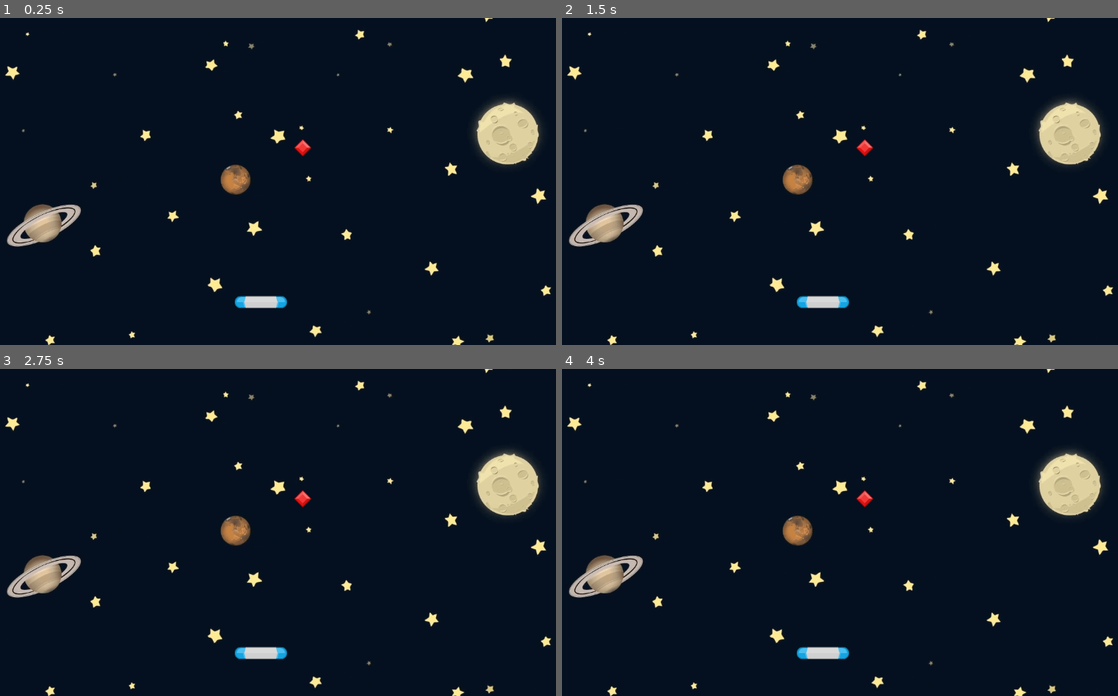
Above: before the commit, frames 1-4 (two rows, left to right).
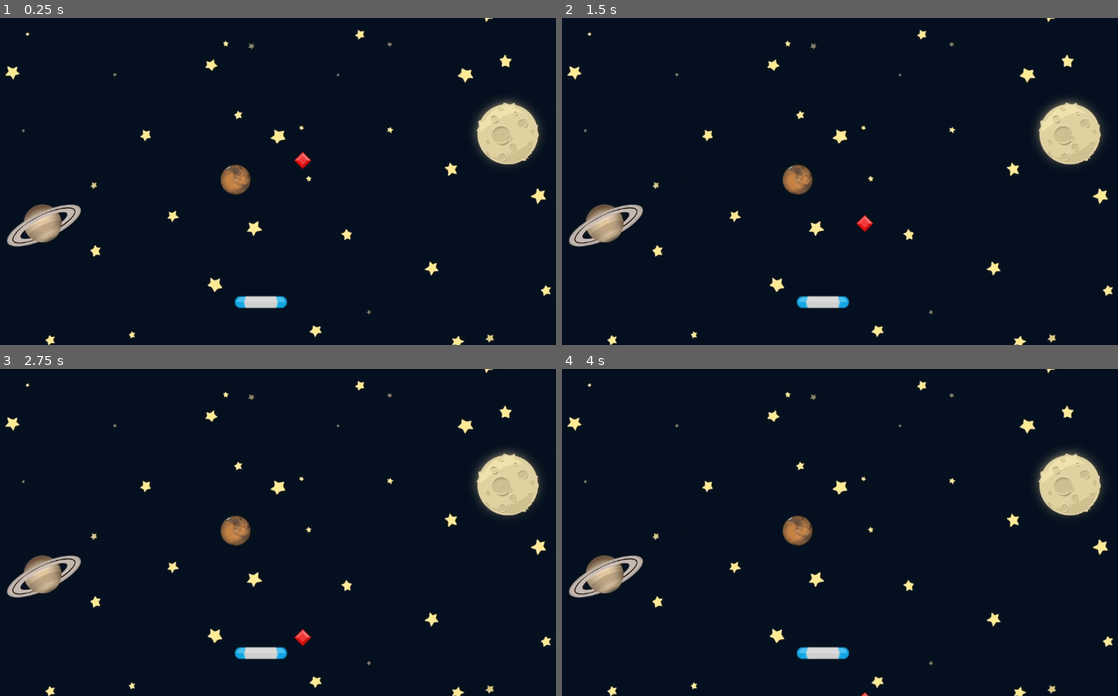
Above: after the commit, the same moments.

Repository: pmatos2000/godot_study
Game: Godot game, scene res://scenes/game.tscn
Two runs of this game, one before a commit and one after it. Both use one fixed random seed, a clock stepped at 60 frames per second and the inputs below.
Inputs:
- Up to frame 1 (0.25 s): no input
- Up to frame 2 (1.5 s): tap Enter at 0.5 s; tap Space at 1.25 s
- Up to frame 3 (2.75 s): tap Enter at 2 s
- Up to frame 4 (4 s): tap Space at 2.75 s

The runs differ from the first frame. In frame 1, 0.2% of the frame differs, in the area x 52-57%, y 37-47%; in frame 2, 0.2%, in the area x 52-57%, y 37-66%; in frame 3, 0.2%; in frame 4, 0.1%.

Commit message:
Moving the Gem

Diff:
--- /dev/null
+++ b/gem-gatcher/scenes/gem.gd
@@ -0,0 +1,6 @@
+extends Area2D
+
+const speed: float = 100.0
+
+func _process(delta: float) -> void:
+	position.y += speed * delta
--- a/gem-gatcher/scenes/gem.tscn
+++ b/gem-gatcher/scenes/gem.tscn
@@ -1,11 +1,13 @@
-[gd_scene load_steps=3 format=3 uid="uid://d4db3nr3kng3o"]
+[gd_scene load_steps=4 format=3 uid="uid://d4db3nr3kng3o"]
 
 [ext_resource type="Texture2D" uid="uid://bwaeuy6ime8di" path="res://assets/element_red_diamond.png" id="1_np5rl"]
+[ext_resource type="Script" path="res://scenes/gem.gd" id="1_t7toa"]
 
 [sub_resource type="RectangleShape2D" id="RectangleShape2D_6bqna"]
 size = Vector2(36, 36)
 
 [node name="Gem" type="Area2D"]
+script = ExtResource("1_t7toa")
 
 [node name="Sprite2D" type="Sprite2D" parent="."]
 texture = ExtResource("1_np5rl")
